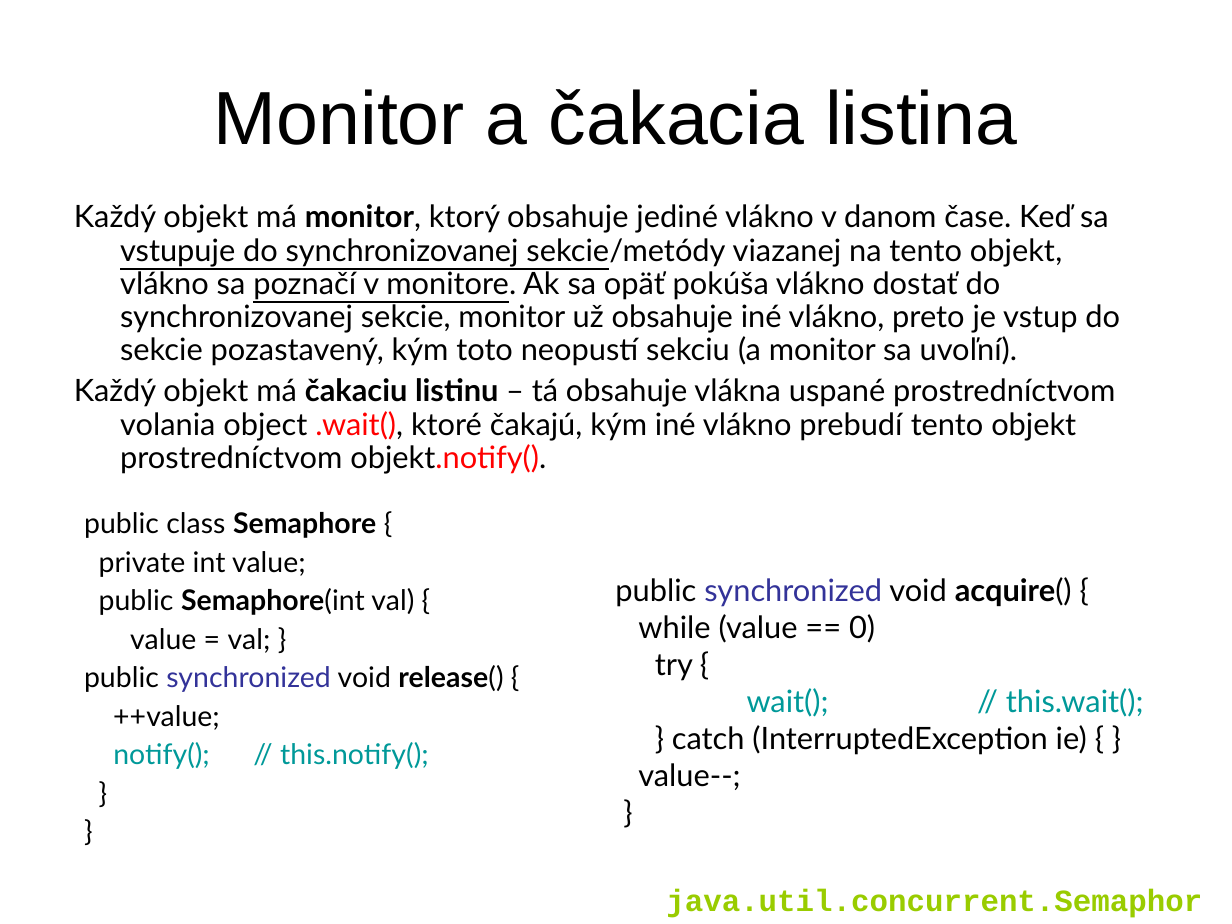
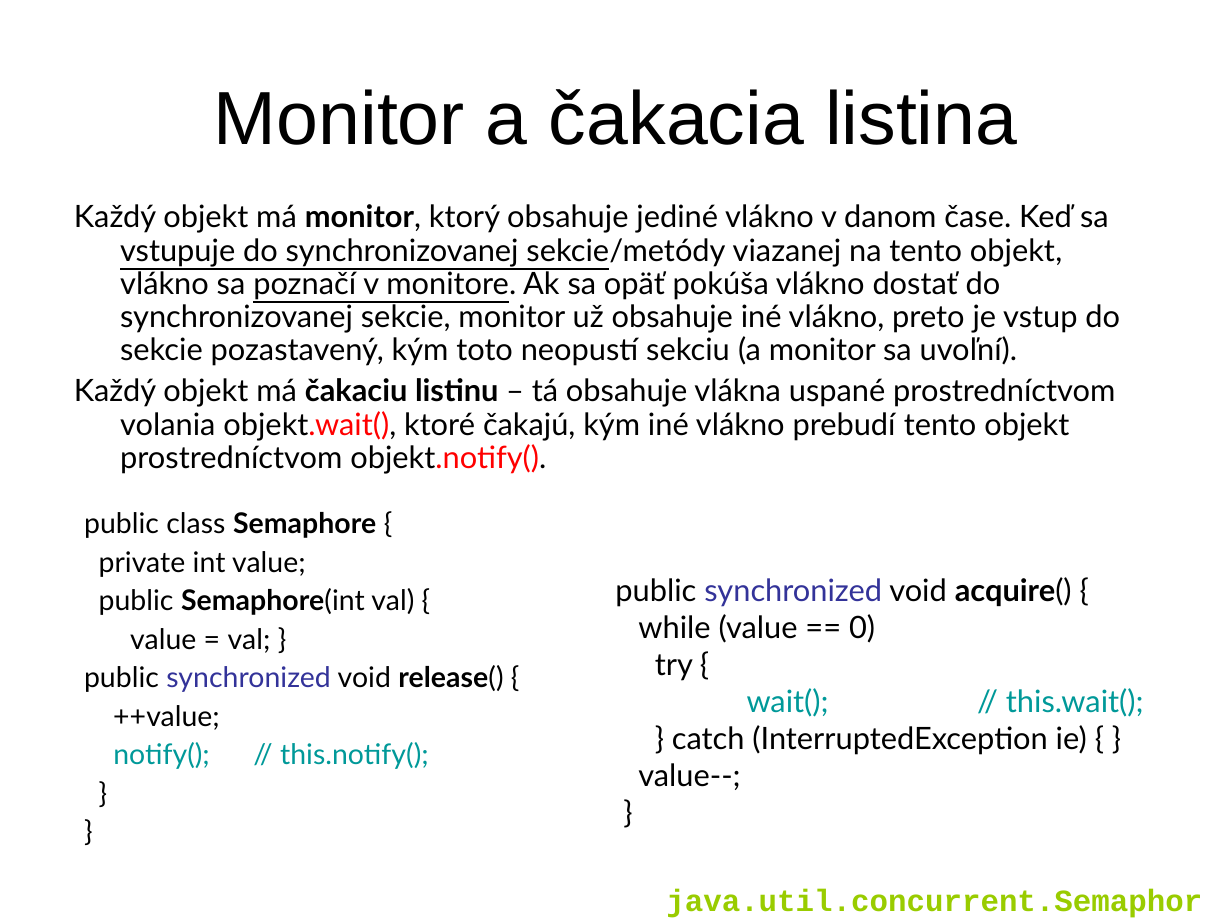
Before and after one commit to Programovanie4/Prednasky, a slide deck: slide 17 of 10/10_java.ppt. Drawn at 1232x924 pixels with LibreOffice and Linux fonts; fonts in the diff are those of the drawing. Boxes give left, top, right and bottom in pixels: in the first picture for what was removed or moved away, otherwise in the second. Text is boxed around its words. In the diff, an @@ line names an element or a change of style, - is before the commit and + after.

```diff
--- a/10/10_java.ppt
+++ b/10/10_java.ppt
@@ text at (x1=74, y1=378, x2=1115, y2=474): text changed @@
-Každý objekt má čakaciu listinu – tá obsahuje vlákna uspané prostredníctvom volania object .wait(), ktoré čakajú, kým iné vlákno prebudí tento objekt prostredníctvom objekt.notify().
+Každý objekt má čakaciu listinu – tá obsahuje vlákna uspané prostredníctvom volania objekt.wait(), ktoré čakajú, kým iné vlákno prebudí tento objekt prostredníctvom objekt.notify().
```
Also in this commit, not shown: 4 other slides changed, 3 slides added, 32 other files.
